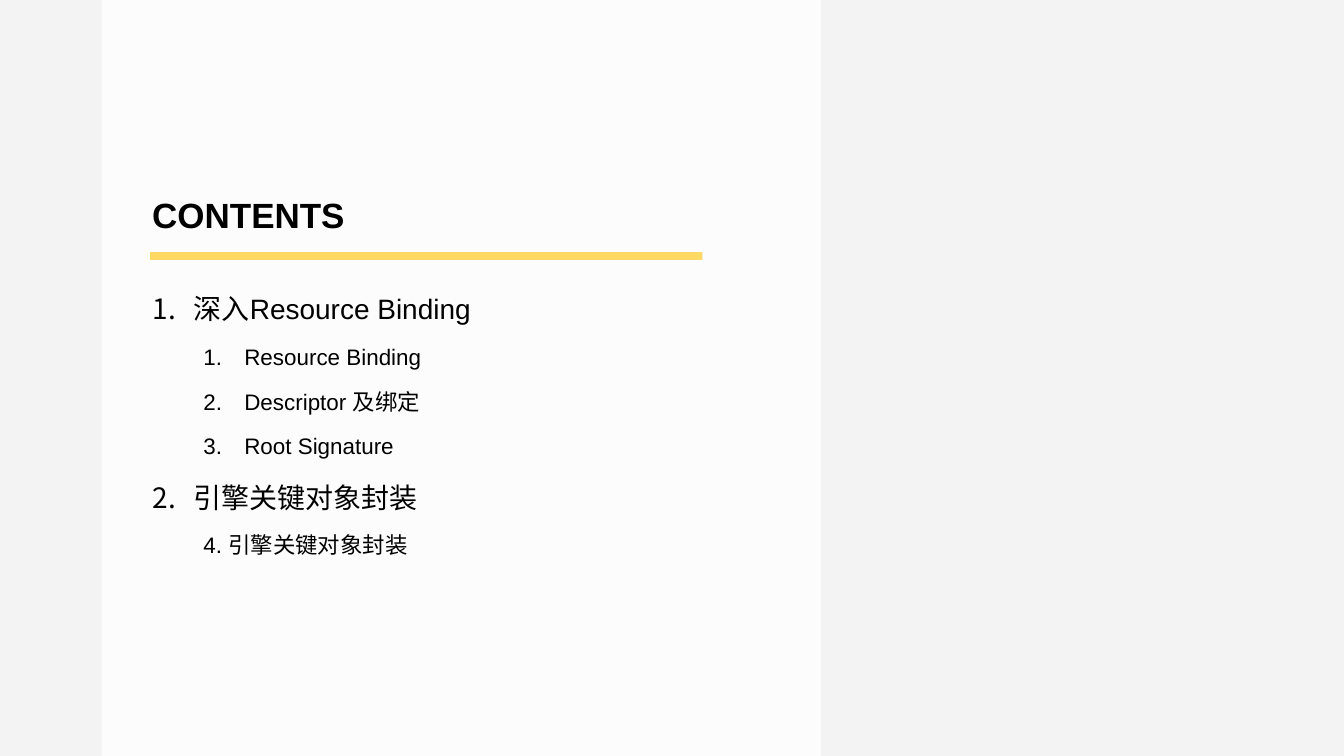
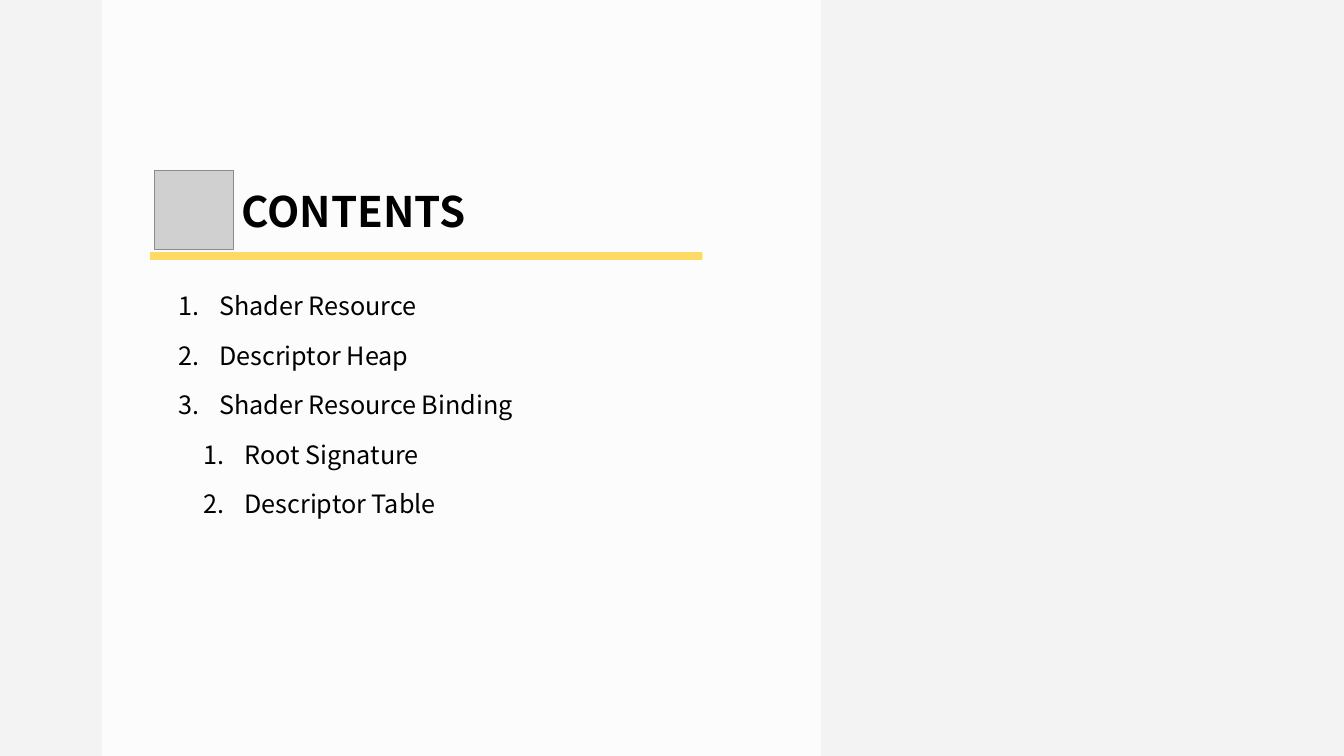
Before and after one commit to doomlover/KSGameEngineTutorials, a slide deck: slide 3 of PPTs/05.深入DX12绘制二.pptx. Drawn at 1344x756 pixels with LibreOffice and Linux fonts; fonts in the diff are those of the drawing; grey boxes stand for pictures. Boxes give left, top, right and bottom in pixels: in the first picture for what was removed or moved away, otherwise in the second. Text is boxed around its words. In the diff, an @@ line names an element or a change of style, - is before the commit and + after.

```diff
--- a/PPTs/05.深入DX12绘制二.pptx
+++ b/PPTs/05.深入DX12绘制二.pptx
@@ picture added at box(154, 170, 233, 249) @@
@@ text "CONTENTS": place and size @@
-text "CONTENTS" at box(152, 203, 344, 229)
+text "CONTENTS" at box(241, 195, 465, 228)
@@ text "CONTENTS" at box(241, 195, 465, 228): size 50 to 60 pt, font Arial to Noto Sans CJK SC @@
@@ text at box(219, 295, 513, 420): text changed; size 32 to 36 pt; font Arial to Noto Sans CJK SC @@
-1. 深入Resource Binding
-  1. Resource Binding
-  2. Descriptor 及绑定
+1. Shader Resource
+2. Descriptor Heap
+3. Shader Resource Binding
@@ text at box(244, 444, 419, 470): size 32 to 36 pt, font Arial to Noto Sans CJK SC in "Root Signature" @@
@@ text at box(244, 493, 436, 519): text changed; size 32 to 36 pt; font Arial to Noto Sans CJK SC @@
-2. 引擎关键对象封装
-  4. 引擎关键对象封装
+  2. Descriptor Table
```
Also in this commit, not shown: 13 other slides changed, 21 slides added, 20 slides removed, 1 other file.
